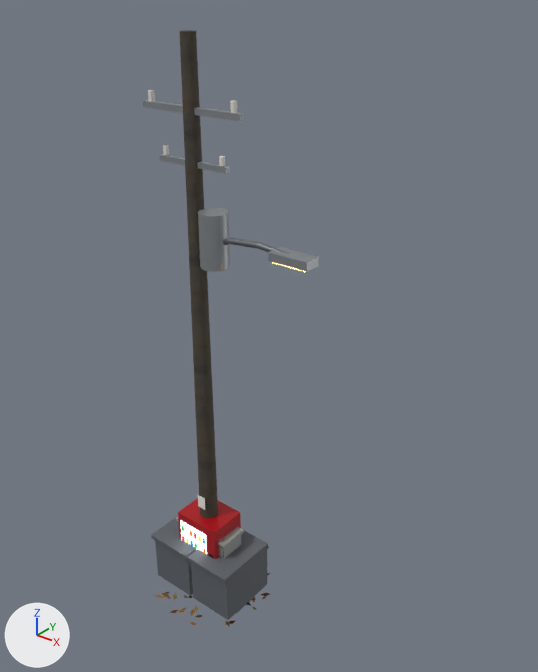
The glTF model dawn/real/props.glb, before and after one commit.
One viewpoint serves both versions: a camera (50 mm lens) standing at (8.12, -8.29, 11.23) and looking at (1.26, 0.29, 5.91). The lights are fixed; the arrows at lower left show +X, +Y and +Z. The first picture is the older version.

Objects in the first picture: 'dumpster', 'lamp', 'leaves', 'upole', 'vending' and 1 more.
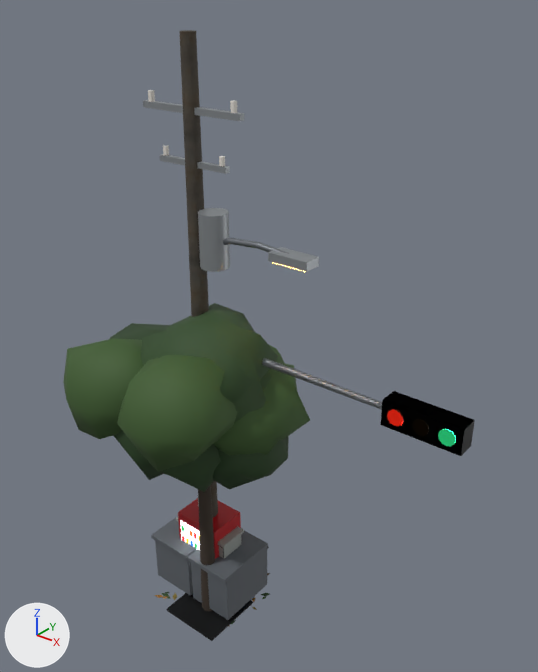
Location of each change, (x1, y1, x2, y2) in pixels of the pictures (538 x 672 px):
'tree', added: after (63, 303, 310, 641)
    faces in mat_leaf1 (dark green #3d5a2c): (63, 338, 310, 472)
    faces in mat_leaf0 (dark green #2f4a26): (141, 303, 278, 423)
    faces in mat_leaf2 (dark green #26401f): (110, 323, 289, 492)
    faces in mat_grate (black #232425): (166, 593, 253, 641)
    faces in mat_bark (brown #3b3128): (198, 485, 215, 611)
'signal', added: after (196, 358, 475, 489)
    faces in mat_sig_body (black #1b1d1f): (196, 391, 475, 489)
    faces in mat_galv (grey #9da2a6): (262, 358, 382, 410)
    faces in mat_sig_off (brown #3a2a14): (412, 419, 456, 446)
'leaves', recoloured: (160, 592, 270, 627) in both
'signal-g', added: after (387, 409, 456, 442)
    faces in mat_sig_off (brown #3a2a14): (387, 409, 403, 426)

The change, as a diff of the scene's bpy script:
```diff
--- a/dawn/real/props.glb.py
+++ b/dawn/real/props.glb.py
@@ mat_leaf1 @@
 mat_leaf1 = principled_material('leaf1')
-mat_leaf1.base_color = (0.254, 0.102, 0.013)  # brown #8a5a1e
+mat_leaf1.base_color = (0.0467, 0.102, 0.0252)  # dark green #3d5a2c
 mat_leaf1.roughness = 0.7
@@ mat_leaf0 @@
 mat_leaf0 = principled_material('leaf0')
-mat_leaf0.base_color = (0.147, 0.0685, 0.016)  # brown #6b4a22
+mat_leaf0.base_color = (0.0284, 0.0685, 0.0194)  # dark green #2f4a26
 mat_leaf0.roughness = 0.7
@@ mat_grate @@
+mat_grate = principled_material('grate')
+mat_grate.base_color = (0.0168, 0.0176, 0.0185)  # black #232425
+mat_grate.metallic = 0.7
@@ mat_bark @@
+mat_bark = principled_material('bark')
+mat_bark.base_color = (0.0437, 0.0307, 0.0212)  # brown #3b3128
+mat_bark.roughness = 0.9
@@ mat_sig_green @@
+mat_sig_green = principled_material('sig-green')
+mat_sig_green.base_color = (0.0144, 1.0, 0.323)  # green #20ff9a
+mat_sig_green.roughness = 0.6
+mat_sig_green.emission_color = (0.0296, 1.0, 0.434)  # green #30ffb0
+mat_sig_green.emission_strength = 6.0
@@ mat_sig_off @@
+mat_sig_off = principled_material('sig-off')
+mat_sig_off.base_color = (0.0423, 0.0232, 0.007)  # brown #3a2a14
+mat_sig_off.roughness = 0.3
@@ mat_sig_red @@
+mat_sig_red = principled_material('sig-red')
+mat_sig_red.base_color = (1.0, 0.0232, 0.0103)  # red #ff2a1a
+mat_sig_red.roughness = 0.6
+mat_sig_red.emission_color = (1.0, 0.0296, 0.0144)  # red #ff3020
+mat_sig_red.emission_strength = 6.0
@@ mat_sig_body @@
+mat_sig_body = principled_material('sig-body')
+mat_sig_body.base_color = (0.011, 0.0123, 0.0137)  # black #1b1d1f
+mat_sig_body.metallic = 0.4
@@ me_tree @@
+me_tree.from_pydata(...)  # 482 vertices, 888 faces; spans x -2.07..2.07, y -2.2..2.2, z 0.0..6.26
+# faces by material slot: [12, 120, 270, 270, 216]
+me_tree.materials.append(mat_grate)  # black #232425
+me_tree.materials.append(mat_bark)  # brown #3b3128
+me_tree.materials.append(mat_leaf0)  # dark green #2f4a26
+me_tree.materials.append(mat_leaf1)  # dark green #3d5a2c
+me_tree.materials.append(mat_leaf2)  # dark green #26401f
@@ me_signal_g @@
+me_signal_g.from_pydata(...)  # 152 vertices, 268 faces; spans x -0.25..4.93, y -0.33..0.25, z 0.0..6.3
+# faces by material slot: [12, 88, 24, 88, 44, 12]
+me_signal_g.materials.append(mat_pole_conc)
+me_signal_g.materials.append(mat_galv)  # grey #9da2a6
+me_signal_g.materials.append(mat_sig_body)  # black #1b1d1f
+me_signal_g.materials.append(mat_sig_off)  # brown #3a2a14
+me_signal_g.materials.append(mat_sig_green)  # green #20ff9a, glowing green #30ffb0
+me_signal_g.materials.append(mat_sig_red)  # red #ff2a1a, glowing red #ff3020
@@ me_signal @@
+me_signal.from_pydata(...)  # 152 vertices, 268 faces; spans x -0.25..4.93, y -0.33..0.25, z 0.0..6.3
+# faces by material slot: [12, 88, 24, 44, 88, 12]
+me_signal.materials.append(mat_pole_conc)
+me_signal.materials.append(mat_galv)  # grey #9da2a6
+me_signal.materials.append(mat_sig_body)  # black #1b1d1f
+me_signal.materials.append(mat_sig_red)  # red #ff2a1a, glowing red #ff3020
+me_signal.materials.append(mat_sig_off)  # brown #3a2a14
+me_signal.materials.append(mat_sig_green)  # green #20ff9a, glowing green #30ffb0
@@ ob_tree @@
+ob_tree = bpy.data.objects.new('tree', me_tree)
+ob_tree.location = (0.0, 0.0, 0.0)
@@ ob_signal_g @@
+ob_signal_g = bpy.data.objects.new('signal-g', me_signal_g)
+ob_signal_g.location = (0.0, 0.0, 0.0)
@@ ob_signal @@
+ob_signal = bpy.data.objects.new('signal', me_signal)
+ob_signal.location = (0.0, 0.0, 0.0)
```
